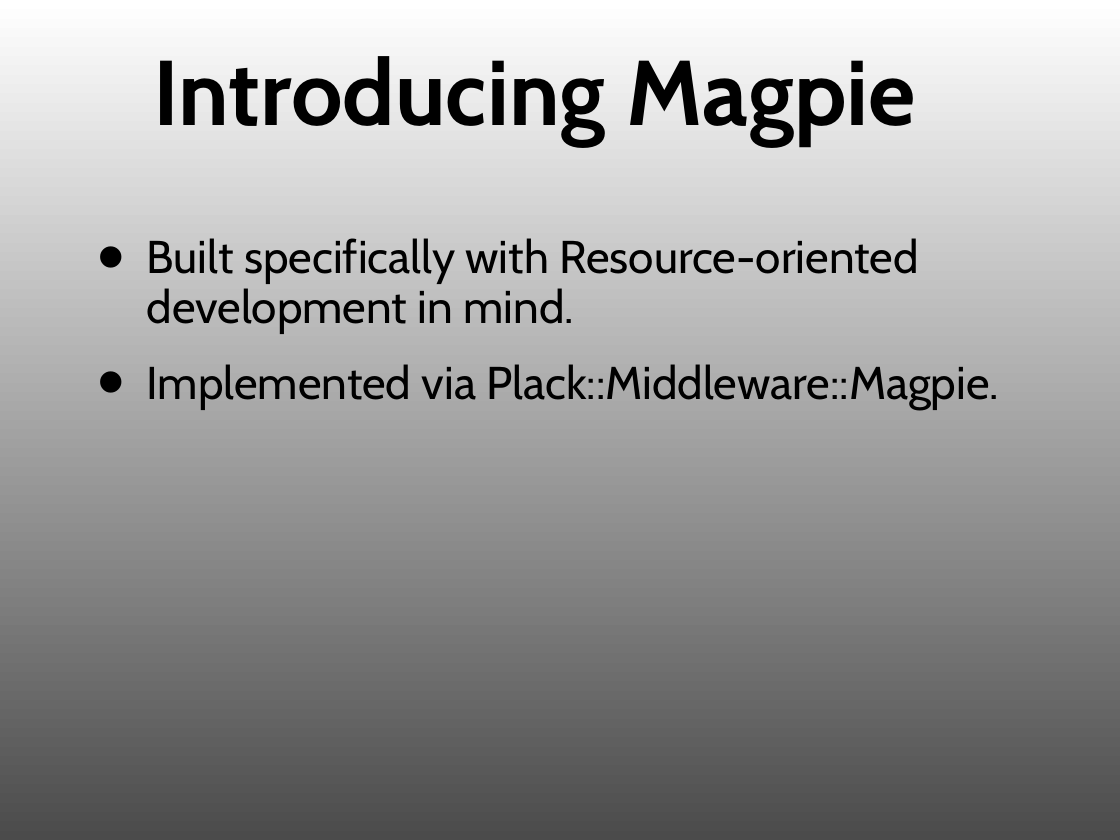
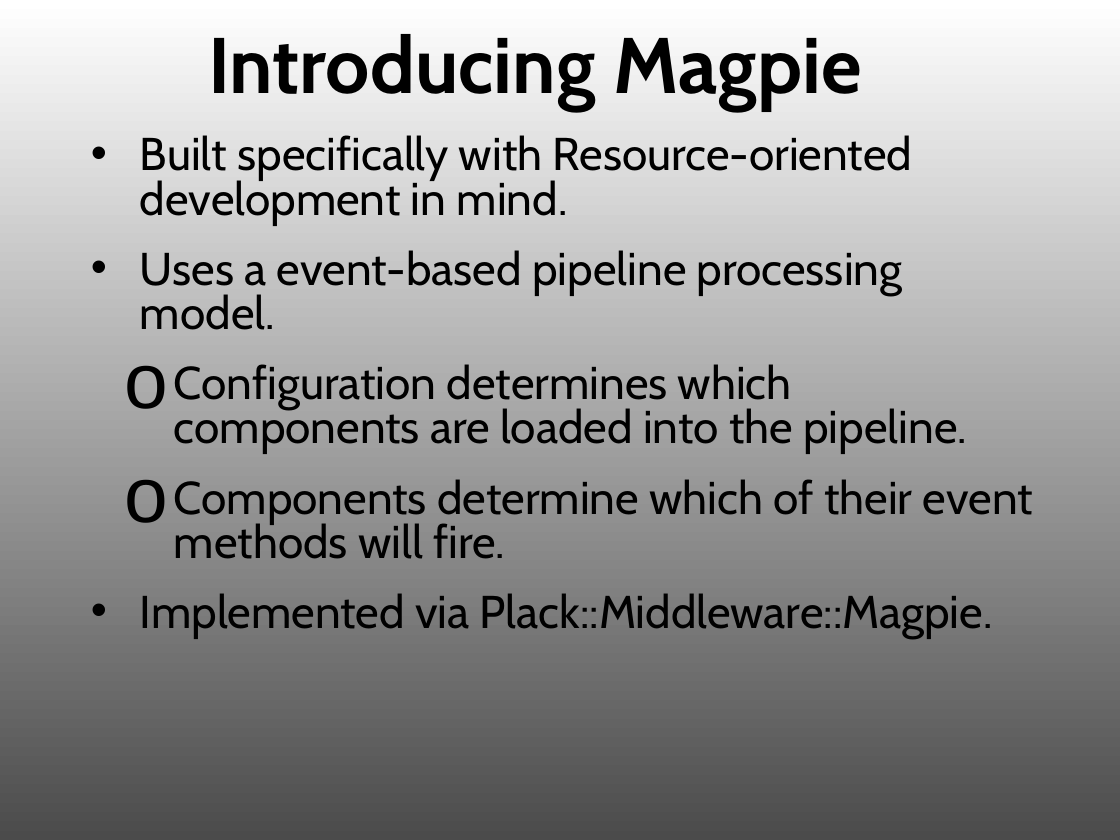
Before and after one commit to ubu/yapcna_2012, a slide deck: slide 12 of magpie.ppt (slide 3 before the commit). Drawn at 1120x840 pixels with LibreOffice and Linux fonts; fonts in the diff are those of the drawing. Boxes give left, top, right and bottom in pixels: in the first picture for what was removed or moved away, otherwise in the second. Text is boxed around its words. In the diff, an @@ line names an element or a change of style, - is before the commit and + after.

Commit message:
Welp, this will have to do...

```diff
--- a/magpie.ppt
+++ b/magpie.ppt
@@ title "Introducing Magpie" at [208,34,861,111]: size 84 to 72 pt @@
@@ text "Built specifically with Resource-oriented development ...": place and size @@
-text "Built specifically with Resource-oriented development ..." at [147,238,999,410]
+text "Built specifically with Resource-oriented development ..." at [140,135,1033,639]
@@ text at [140,135,993,639]: line spacing 0.9 to 0.8 @@
@@ text at [140,250,1033,559]: paragraphs added @@
+• Uses a event-based pipeline processing model.
+  o Configuration determines which components are loaded into the pipeline.
+  o Components determine which of their event methods will fire.
```
Also in this commit, not shown: 1 other slide changed, 25 slides added, 5 other files.
